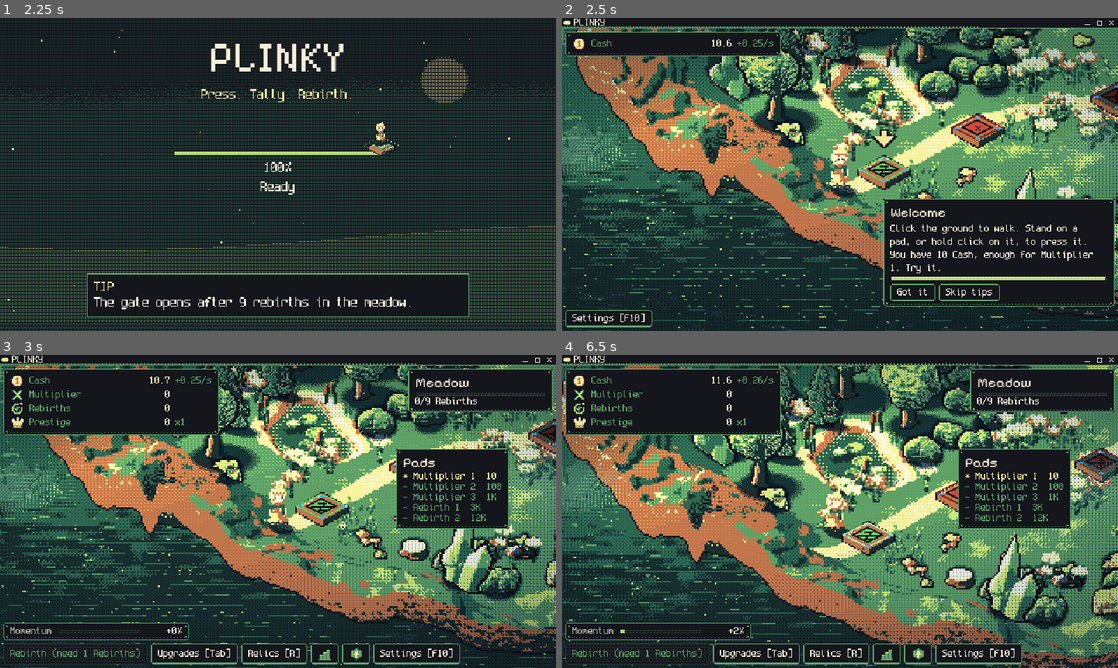
Above: before the commit, frames 1-4 (two rows, left to right).
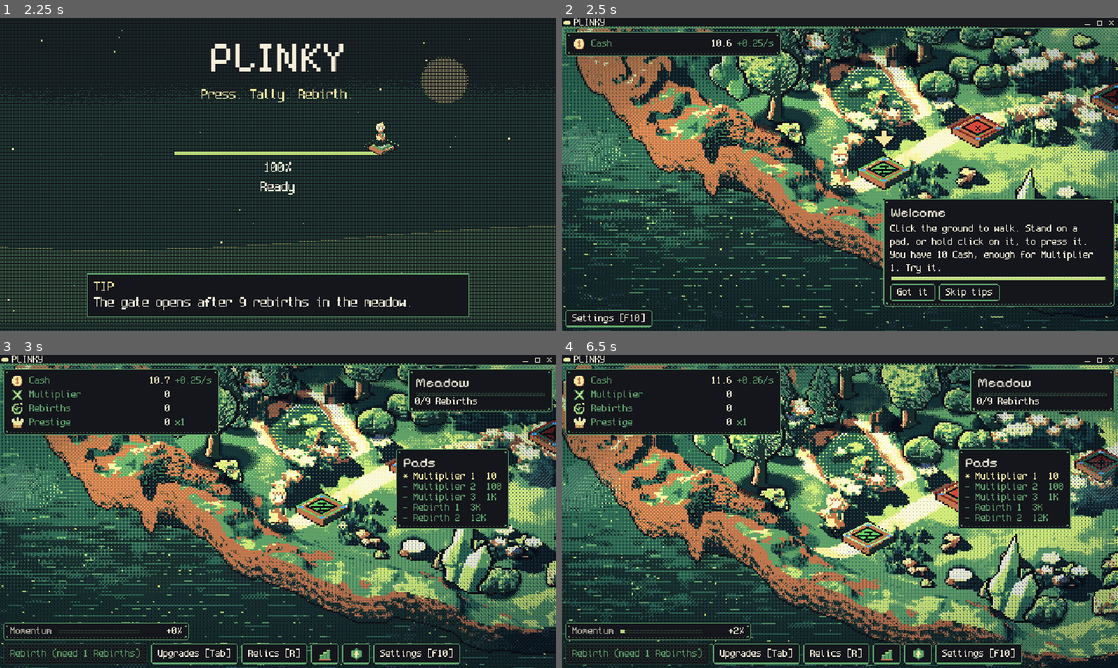
Above: after the commit, the same moments.

Repository: FreezingShock/Plinky
Game: Godot game, scene res://boot/boot.tscn
The game is run twice, just before and just after one commit, with the same random seed, the same clock (stepped at 60 frames per second) and the same inputs.
Inputs (mouse positions are in pixels of both pictures, inside the frame that each line leads up to):
- Up to frame 1 (2.25 s): tap Enter (ui_accept) at 0.5, 0.77, 1.07 s; move the mouse to (400, 158) at 0.52 s; hold D 0.53-1.25 s; tap Space at 0.6 s; click (400, 158) at 0.67 s; drag from (166, 190) to (250, 237) at 1.27 s; move the mouse to (333, 105) at 2.02 s; hold D from 2.03 s (still down); tap 2 at 2.1 s
- Up to frame 2 (2.5 s): keep holding D
- Up to frame 3 (3 s): release D at 2.75 s; click "Skip tips" at 2.75 s
- Up to frame 4 (6.5 s): drag from (812, 574) to (673, 464) at 3.52 s; move the mouse to (1006, 558) at 4.27 s; hold A (plinky_left) 4.28-5 s; tap 1 at 4.35 s; tap Enter (ui_accept) at 4.52, 4.82 s; drag from (673, 464) to (756, 433) at 5.02 s; move the mouse to (867, 511) at 5.77 s; hold Escape (plinky_back) from 5.78 s (still down); tap 3 at 5.85 s; click (867, 511) at 5.92 s

Frame 1 is identical in both runs. In frame 2, 14% of the frame differs, in the area x 0-100%, y 3-95%; in frame 3, 12%; in frame 4, 16%, in the area x 0-100%, y 3-100%.

Commit message:
Lighting: ground relight with cast shadows, F6 debug view, darker night (#83)
* Lighting stage 1: full-frame light pass and stronger sky tuning

Co-Authored-By: Claude Sonnet 5.5 <noreply@anthropic.com>
Claude-Session: https://claude.ai/code/session_01Pmx9dTS6r51kioaAYdxq1L

* Lighting stage 3: genuinely dark night, wider light pools

Co-Authored-By: Claude Sonnet 5.5 <noreply@anthropic.com>
Claude-Session: https://claude.ai/code/session_01Pmx9dTS6r51kioaAYdxq1L

* Night: use a separate night_shade so the model stays smooth

Co-Authored-By: Claude Sonnet 5.5 <noreply@anthropic.com>
Claude-Session: https://claude.ai/code/session_01Pmx9dTS6r51kioaAYdxq1L

* Lighting stage 2a: ground G-buffer, per-texel relight with cast shadows, F6 debug view

Terrain materials are codes 100-109 and were excluded from the relight range, so the ground was never relit. Widen the range, ship the G-buffer, push strengths hard.

Co-Authored-By: Claude Sonnet 5.5 <noreply@anthropic.com>
Claude-Session: https://claude.ai/code/session_01Pmx9dTS6r51kioaAYdxq1L

* Ground shader: no return in fragment (debug views set COLOR at the end)

Co-Authored-By: Claude Sonnet 5.5 <noreply@anthropic.com>
Claude-Session: https://claude.ai/code/session_01Pmx9dTS6r51kioaAYdxq1L

---------

Co-authored-by: Claude <noreply@anthropic.com>

Diff:
--- a/content/config/sky.tres
+++ b/content/config/sky.tres
@@ -46,10 +46,10 @@
 shadow_moon = 0.35
 shadow_density_foot = 1.0
 shadow_density_tip = 0.45
-pool_shrine_radius = 42.0
-pool_gate_radius = 30.0
-pool_walker_radius = 28.0
-pool_pad_radius = 20.0
+pool_shrine_radius = 62.0
+pool_gate_radius = 46.0
+pool_walker_radius = 40.0
+pool_pad_radius = 30.0
 pool_strength = 1.0
 rim_strength = 1.0
 vignette_strength = 0.6
@@ -60,3 +60,8 @@
 light_side = 0.6
 light_split = 0.55
 light_lift = 0.22
+night_shade = 0.97
+ground_relight = 2.2
+ground_shadow = 1.2
+ground_ao = 0.5
+ground_fog = 0.45
--- a/data/sky_config.gd
+++ b/data/sky_config.gd
@@ -63,9 +63,17 @@
 ## 1 texel edge light on the sun side of trees, bushes and rocks, 0..1.
 @export var rim_strength: float = 0.85
 
+## Share of texels the night shade covers at full night, 0..1. Kept apart from night_strength so the model stays smooth.
+@export var night_shade: float = 0.97
+
 @export_group("Atmosphere")
 ## Vignette: how much of the frame edge is darkened, 0..1 (0 = off).
 @export var vignette_strength: float = 0.35
+## Ground relight (ground_light.gdshader): N.L strength, terrain cast shadows, occlusion, far fog. 0 = baked look.
+@export var ground_relight: float = 2.2
+@export var ground_shadow: float = 1.2
+@export var ground_ao: float = 0.5
+@export var ground_fog: float = 0.45
 ## Full-frame light pass (light_grade.gdshader): sun-side lift and away-side shade across the whole frame, 0..1.
 @export var light_side: float = 0.6
 ## Highlight-warm / shadow-cool split by luminance, 0..1.
--- a/render/shaders/day_night.gdshader
+++ b/render/shaders/day_night.gdshader
@@ -13,8 +13,8 @@
 uniform float rain = 0.0;
 uniform vec3 grade_col : source_color = vec3(1.0);
 uniform float grade_amount = 0.0;
-uniform vec3 night_tint : source_color = vec3(0.50, 0.58, 0.82);
-uniform vec3 deep_tint : source_color = vec3(0.30, 0.36, 0.62);
+uniform vec3 night_tint : source_color = vec3(0.34, 0.42, 0.72);
+uniform vec3 deep_tint : source_color = vec3(0.16, 0.20, 0.42);
 uniform vec3 rain_tint : source_color = vec3(0.82, 0.88, 0.92);
 uniform vec3 pool_tint : source_color = vec3(1.0, 0.90, 0.68);
 uniform vec4 lights[24];       // xy centre (world texels), z radius, w strength 0..1 (0 = unused)
@@ -49,7 +49,7 @@
 	vec3 m = vec3(1.0);
 	float n = night * (1.0 - pool);
 	if (thr < n) {
-		m *= (thr < n * 0.45) ? deep_tint : night_tint;
+		m *= (thr < n * 0.6) ? deep_tint : night_tint;
 	}
 	// warm cast inside a pool, only while it is dark enough to matter (dither on the offset half of the matrix)
 	if (1.0 - thr < pool * (0.35 + 0.65 * night) && pool > 0.12) {
--- /dev/null
+++ b/render/shaders/ground_light.gdshader
@@ -0,0 +1,93 @@
+shader_type canvas_item;
+// Ground relight. The meadow ground is a baked render with a same-size G-buffer made by tools/art/gen_meadow3d.py:
+//   nrm_tex  R,G normal (u, v), B material code, A baked light (see depth_pass.write_relight_data)
+//   h_tex    world height, 1..255 over h_lo..h_hi, 0 outside the scene
+// Every ground texel is re-lit: N.L against the moving sun, a height-march toward the sun for long cast shadows
+// (terrain and slopes shade each other), then the colour is re-picked from the material ramp with a Bayer dither.
+// Far texels (top of the frame) take a dithered depth fog. Everything stays on the palette.
+#include "res://render/shaders/prop_ramps.gdshaderinc"
+uniform sampler2D nrm_tex : filter_nearest;
+uniform sampler2D h_tex : filter_nearest;
+uniform vec3 sun_dir = vec3(-0.45, 0.45, 0.85);
+uniform vec2 sun_px = vec2(-1.0, -1.0);         // screen direction toward the sun, texels per march step
+uniform float relight = 0.0;                    // 0 = baked look
+uniform float shadow_amt = 0.0;                 // how dark the cast shadow makes the light value
+uniform float shadow_slope = 2.6;               // encoded height units a step may rise before it blocks the sun
+uniform float ao_amt = 0.0;
+uniform float shadow_reach = 2.0;               // texels per march step; longer when the sun is low
+uniform vec3 shadow_tint : source_color = vec3(0.45, 0.52, 0.80);   // cool colour multiplied into shadowed texels
+uniform int debug_view = 0;                     // 0 off, 1 albedo, 2 normal, 3 height, 4 shadow only, 5 lit (F6 cycles)
+uniform vec3 fog_col : source_color = vec3(0.7, 0.85, 0.7);
+uniform float fog_amt = 0.0;                    // 0..1 at the far edge
+const vec3 BASE_DIR = vec3(-0.3495, 0.3828, 0.8557);
+varying vec2 wpos;
+
+const int BAYER[16] = int[16](0, 8, 2, 10, 12, 4, 14, 6, 3, 11, 1, 9, 15, 7, 13, 5);
+float bayer4(ivec2 p) {
+	ivec2 q = p & ivec2(3);
+	return (float(BAYER[q.y * 4 + q.x]) + 0.5) / 16.0;
+}
+
+void vertex() {
+	wpos = (MODEL_MATRIX * vec4(VERTEX, 0.0, 1.0)).xy;
+}
+
+void fragment() {
+	vec4 c = texture(TEXTURE, UV);
+	vec4 base = c;
+	vec2 px = TEXTURE_PIXEL_SIZE;
+	float thr = bayer4(ivec2(floor(wpos)));
+	if (relight > 0.0 && c.a > 0.5) {
+		vec4 d = texture(nrm_tex, UV);
+		int code = int(d.b * 255.0 + 0.5);
+		if (code >= 10 && code < 110 && RAMP_LEN[code] > 0) {
+			vec3 n = vec3(d.rg * 2.0 - 1.0, 0.0);
+			n.z = sqrt(max(1.0 - dot(n.xy, n.xy), 0.0));
+			float lb = d.a * 1.8 - 0.4;
+			float l = lb + 1.05 * (max(dot(n, normalize(sun_dir)), 0.0) - max(dot(n, BASE_DIR), 0.0)) * relight;
+			// height march toward the sun: a higher texel in the way puts this one in shadow; a high ring around it is occlusion
+			float h0 = texture(h_tex, UV).r * 255.0;
+			float sh = 0.0;
+			float occ = 0.0;
+			for (int k = 1; k <= 12; k++) {
+				float hn = texture(h_tex, UV + sun_px * float(k) * shadow_reach * px).r * 255.0;
+				if (hn > 0.5 && hn - h0 > shadow_slope * float(k) * shadow_reach) {
+					sh = 1.0;
+				}
+			}
+			for (int k = 0; k < 4; k++) {
+				vec2 o = vec2(float(k % 2) * 2.0 - 1.0, float(k / 2) * 2.0 - 1.0) * 3.0 * px;
+				float hn = texture(h_tex, UV + o).r * 255.0;
+				occ += clamp((hn - h0 - 4.0) / 24.0, 0.0, 1.0) * 0.25;
+			}
+			l -= sh * shadow_amt * relight + occ * ao_amt;
+			if (abs(l - lb) > 0.03) {
+				int cnt = RAMP_LEN[code] - 1;
+				float v = clamp(l, 0.0, 0.9999) * float(cnt);
+				float lo = floor(v);
+				float f = clamp((v - lo - 0.30) / 0.40, 0.0, 1.0);
+				int step_i = int(lo) + ((f > thr && int(lo) < cnt) ? 1 : 0);
+				c.rgb = PAL[RAMP_IDX[RAMP_START[code] + step_i]];
+			}
+			if (sh > 0.5) {
+				c.rgb *= mix(vec3(1.0), shadow_tint, min(shadow_amt, 1.0));
+			}
+			if (debug_view == 4) {
+				c.rgb = vec3(sh);
+			}
+		}
+	}
+	// depth fog: the far (top) rows fade toward the haze colour, dithered
+	float far_k = pow(1.0 - UV.y, 1.6) * fog_amt;
+	if (c.a > 0.5 && far_k > thr) {
+		c.rgb = mix(c.rgb, fog_col, 0.6);
+	}
+	if (debug_view == 1) {
+		c = base;
+	} else if (debug_view == 2) {
+		c = vec4(texture(nrm_tex, UV).rg, 0.5, base.a);
+	} else if (debug_view == 3) {
+		c = vec4(vec3(texture(h_tex, UV).r), base.a);
+	}
+	COLOR = c;
+}
--- a/render/shaders/wind_sway.gdshader
+++ b/render/shaders/wind_sway.gdshader
@@ -53,7 +53,7 @@
 	if (relight > 0.0 && c.a > 0.5) {
 		vec4 d = texture(nrm_tex, uv);
 		int code = int(d.b * 255.0 + 0.5);
-		if (code >= 10 && code < 48 && RAMP_LEN[code] > 0) {
+		if (code >= 10 && code < 110 && RAMP_LEN[code] > 0) {
 			vec3 n = vec3(d.rg * 2.0 - 1.0, 0.0);
 			n.z = sqrt(max(1.0 - dot(n.xy, n.xy), 0.0));
 			float lb = d.a * 1.8 - 0.4;
--- a/tests/test_relight.gd
+++ b/tests/test_relight.gd
@@ -21,6 +21,11 @@
 				wrong_size += 1
 		t.eq(missing, 0, "%s: every sprite has relight data" % dir)
 		t.eq(wrong_size, 0, "%s: relight data matches its sprite size" % dir)
+	var g: Image = Image.load_from_file("res://assets/art/zone1/meadow3d/ground.png")
+	var gn: Image = Image.load_from_file("res://assets/art/zone1/meadow3d/ground_n.png")
+	var gh: Image = Image.load_from_file("res://assets/art/zone1/meadow3d/ground_h.png")
+	t.ok(g != null and gn != null and gh != null and g.get_size() == gn.get_size() and g.get_size() == gh.get_size(),
+			"ground G-buffer (normal and height) matches the ground art size")
 	var inc: String = FileAccess.get_file_as_string("res://render/shaders/prop_ramps.gdshaderinc")
 	var pal: PackedColorArray = Palettes.colors(Palettes.MEADOW)
 	var first: Color = pal[0]
--- a/world/meadow3d_scene.gd
+++ b/world/meadow3d_scene.gd
@@ -87,6 +87,7 @@
 	_sky.name = "Sky"
 	_sky.shadows = _shadows
 	_sky.ground_texture = _ground.texture
+	_ground.material = _sky.ground_material(load(DIR + "ground_n.png") as Texture2D, load(DIR + "ground_h.png") as Texture2D)
 	var water: Array = []
 	for a: Dictionary in _data.anchors:
 		if String(a.kind) == "water":
--- a/world/sky_cycle.gd
+++ b/world/sky_cycle.gd
@@ -13,6 +13,7 @@
 const SWAY_SHADER: Shader = preload("res://render/shaders/wind_sway.gdshader")
 const HAZE_SHADER: Shader = preload("res://render/shaders/sky_haze.gdshader")
 const RAYS_SHADER: Shader = preload("res://render/shaders/god_rays.gdshader")
+const GROUND_SHADER: Shader = preload("res://render/shaders/ground_light.gdshader")
 const LIGHT_SHADER: Shader = preload("res://render/shaders/light_grade.gdshader")
 const MAX_LIGHTS: int = 24
 const AREA: Rect2 = Rect2(-110.0, -70.0, 860.0, 500.0)   # covers the 840x480 bleed at (-100, -60) plus margin
@@ -54,6 +55,8 @@
 ## get the same parameters as sway_material / rim_material; only the normal texture differs.
 var _prop_mats: Array[ShaderMaterial] = []
 var _rim_key: Array = []
+var _ground_mats: Array[ShaderMaterial] = []
+var _debug_view: int = 0
 var _relight_key: Vector4 = Vector4(-99.0, 0.0, 0.0, 0.0)
 
 
@@ -195,7 +198,7 @@
 
 func _update(t: float) -> void:
 	var mt: float = _model_time(t)
-	_shade_mat.set_shader_parameter("night", model.night(mt))
+	_shade_mat.set_shader_parameter("night", clampf(model.night(mt) / maxf(model.night_strength, 0.001), 0.0, 1.0) * _config.night_shade)
 	var ramp: float = model.ramp(mt)
 	if _config.grade_tint != null:
 		_shade_mat.set_shader_parameter("grade_col", _config.grade_tint.sample(ramp))
@@ -237,6 +240,26 @@
 	_relight_key = Vector4(-99.0, 0.0, 0.0, 0.0)   # push the sun and rim to the new material on the next update
 	_rim_key = []
 	return m
+
+
+## Material for the baked ground sprite, relit per texel from its G-buffer (nrm: normal/material/light, height: world z).
+func ground_material(nrm: Texture2D, height: Texture2D) -> ShaderMaterial:
+	var m := ShaderMaterial.new()
+	m.shader = GROUND_SHADER
+	m.set_shader_parameter("nrm_tex", nrm)
+	m.set_shader_parameter("h_tex", height)
+	_ground_mats.append(m)
+	_relight_key = Vector4(-99.0, 0.0, 0.0, 0.0)
+	return m
+
+
+## F6 cycles a debug view of the ground relight: off, albedo, normal, height, shadow only. Shows whether the maps are sampled.
+func _unhandled_key_input(event: InputEvent) -> void:
+	var k := event as InputEventKey
+	if k != null and k.pressed and not k.echo and k.keycode == KEY_F6:
+		_debug_view = (_debug_view + 1) % 5
+		for gm: ShaderMaterial in _ground_mats:
+			gm.set_shader_parameter("debug_view", _debug_view)
 
 
 func _each_prop_material(param: StringName, value: Variant) -> void:
@@ -292,6 +315,21 @@
 		var sun := Vector3(key.x * 0.45, -key.x * 0.45, 0.35 + 0.5 * key.y).normalized()
 		_each_prop_material(&"sun_dir", sun)
 		_each_prop_material(&"relight", key.z)
+		for gm: ShaderMaterial in _ground_mats:
+			gm.set_shader_parameter("sun_dir", sun)
+	if not _ground_mats.is_empty():
+		var sun_px := Vector2(clampf(az * 1.2, -1.0, 1.0), -0.6)    # toward the sun on screen, texels per march step
+		var shadow_k: float = _config.ground_shadow * (1.0 - 0.8 * rain01) * (1.0 - night_k * 0.6)
+		var fog_col: Color = _config.haze_color.sample(ramp) if _config.haze_color != null else Color(0.62, 0.82, 0.7)
+		for gm: ShaderMaterial in _ground_mats:
+			gm.set_shader_parameter("sun_px", sun_px)
+			gm.set_shader_parameter("relight", _config.ground_relight * (1.0 - 0.5 * night_k))
+			gm.set_shader_parameter("shadow_amt", shadow_k * (0.5 + 0.5 * low_sun_k))
+			gm.set_shader_parameter("shadow_slope", lerpf(2.4, 1.0, clampf(low_sun_k + 0.35, 0.0, 1.0)))
+			gm.set_shader_parameter("shadow_reach", lerpf(1.6, 3.4, low_sun_k))
+			gm.set_shader_parameter("ao_amt", _config.ground_ao)
+			gm.set_shader_parameter("fog_col", fog_col)
+			gm.set_shader_parameter("fog_amt", _config.ground_fog * (0.5 + 0.5 * model.mist(mt, rain01)))
 	var rim_key: Array = [rim_dir, snappedf(rim_amt, 0.02), rim_col]
 	if rim_key != _rim_key:
 		_rim_key = rim_key
Binary file added: assets/art/zone1/meadow3d/ground_h.png
Binary file added: assets/art/zone1/meadow3d/ground_n.png
Not shown, changed: render/shaders/prop_ramps.gdshaderinc
Not shown, changed: docs/decisions.md
